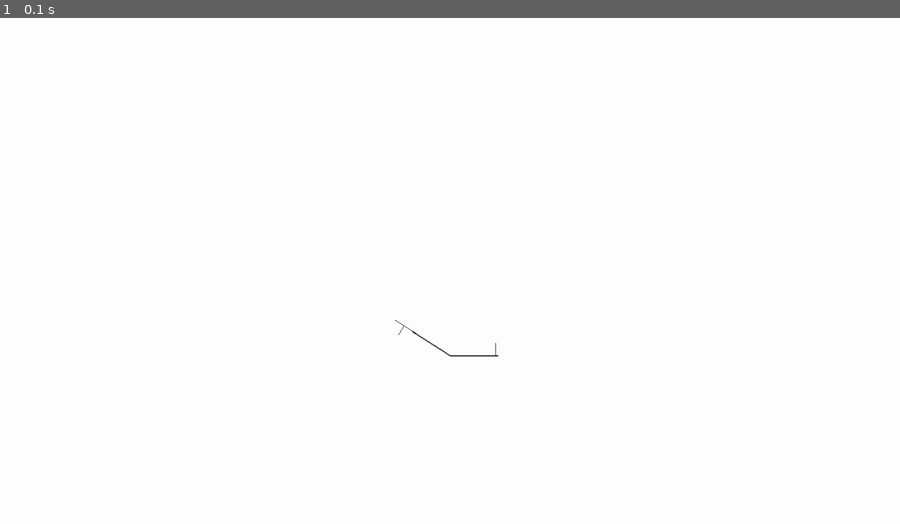
Above: before the commit, frame 1.
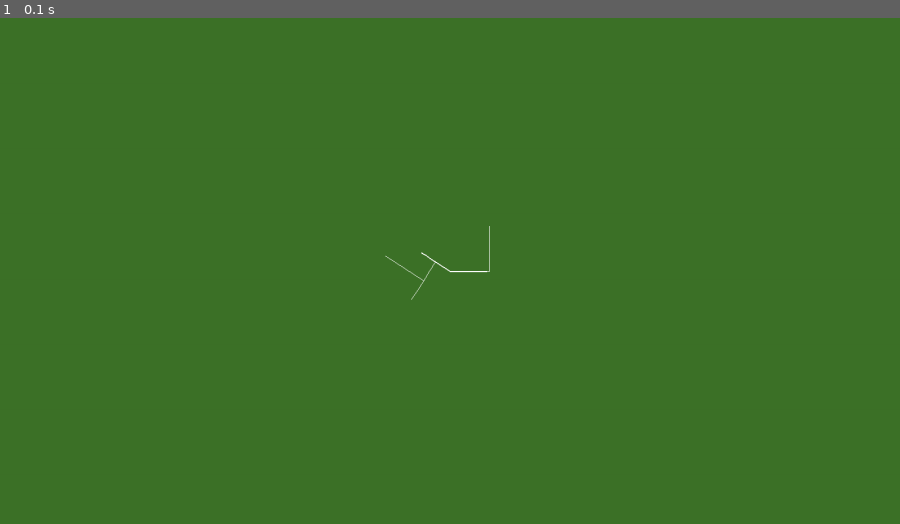
Above: after the commit, the same moment.

Repository: pauloqt/Procedural-L-System-City-Generator-with-Shortest-Path-Finder-using-Ant-Colony-Optimization-ACO-
Game: pygame game, started from lsystem-pygame.py
Same seed, same stepped clock (60 frames per second), same inputs: the game is played once before the commit and once after it.
Inputs:
- Up to frame 1 (0.1 s): type "1 (at the terminal prompt)" at 0 s

The runs differ from the first frame. In frame 1, 100% of the frame differs, in the area x 0-100%, y 0-100%.

Commit message:
change surface screen size

Diff:
--- a/lsystem-pygame.py
+++ b/lsystem-pygame.py
@@ -8,66 +8,86 @@
     'F': "FFF[+FF]FFF|",
 }
 
-branching_axiom = "A"
+branching_axiom = "BB"
 branching_rules = {
-    "A": [
-        "BB[+AA]B[-AB]|BA", "B[+AB]BA[-A]+B+",
-        "B-[[AB]+A]+B[+BA]-A",
-
-        "BB[+AB][+A]|BB[-AB][-A]+",  # New rule for intersections
-        "BB+AAB+"
+    "B": [
+        "BB", "+BB[BB]", "-BB[BB]",
+    ],
+}
+
+# rules para sa mag co-connect ng 2nd generation
+connecting_axiom = "CC-C"
+connecting_rules = {
+    "C": [
+        "CC", "+C[C]", "-C[C]",
     ],
     "B": [
-        "BB",
-        "B[+B]B[-B]B",
-        "B[+BB][-BB]B",  # New rule for curved paths
-        "-BA-B"
+            "BB", "+BB[BB]", "-BB[BB]",
     ],
 }
 
-
-
 depth_factor = 0.5
-string_placeholder = []
-marked_positions = []
+marked_positions = [] # marker para sa branching
+marked_branching_positions = [] # marker para sa connecting ng road
+BG_COLOR = (61, 114, 40)
+ROAD_COLOR = (255, 255, 255)
+BLACK = (0, 0, 0)
+SCREEN_WIDTH = 1600
+SCREEN_HEIGHT = 900
+
 
 # Function to generate L-system string
-def generate_l_system(axiom, rules, iterations):
+def generate_l_system(main_axiom, main_rules, iterations):
+    current_string = main_axiom
+    for i in range(iterations):
+        next_string = ""
+        for char in current_string:
+            if char in main_rules:
+                next_string += main_rules[char]
+            else:
+                next_string += char
+        current_string = next_string
+        print(current_string)
+    return current_string
+
+# Function to generate branching L-system string
+def generate_branching_lsystem(axiom, rules, iterations):
     current_string = axiom
     for i in range(iterations):
         next_string = ""
         for char in current_string:
             if char in rules:
-                next_string += rules[char]
+                if isinstance(rules[char], list):
+                    next_string += random.choice(rules[char])
+                else:
+                    next_string += rules[char]
             else:
                 next_string += char
         current_string = next_string
-        string_placeholder.append(current_string)
-        print(f"Iteration {i + 1}: {current_string}")
+        print(current_string)
     return current_string
 
-# Function to generate branching L-system string
-def generate_branching_lsystem(axiom, branching_rules, iterations):
-    current_string = axiom
+def generate_connecting_lsystem(connecting_axiom, connecting_rules, iterations):
+    current_string = connecting_axiom
     for i in range(iterations):
         next_string = ""
         for char in current_string:
-            if char in branching_rules:
-                if isinstance(branching_rules[char], list):
-                    next_string += random.choice(branching_rules[char])
+            if char in connecting_rules:
+                if isinstance(connecting_rules[char], list):
+                    next_string += random.choice(connecting_rules[char])
                 else:
-                    next_string += branching_rules[char]
+                    next_string += connecting_rules[char]
             else:
                 next_string += char
         current_string = next_string
-        string_placeholder.append(current_string)
-        print(f"Iteration {i + 1}: {current_string}")
+        print(current_string)
     return current_string
 
-def draw_l_system(screen, instructions, angle, length, depth_factor, mark=False):
+
+def draw_l_system(screen, instructions, start_pos, angle, length, depth_factor, mark=False):
     stack = []
     global marked_positions
-    x, y = 800, 600
+    x, y = start_pos
     heading = 0
     i = 0
 
@@ -82,10 +102,10 @@
             new_x = x + length * math.cos(math.radians(heading))
             new_y = y - length * math.sin(math.radians(heading))
             if char == 'F':
-                pygame.draw.line(screen, (0, 0, 0), (x, y), (new_x, new_y),
+                pygame.draw.line(screen, ROAD_COLOR, (x, y), (new_x, new_y),
                                  line_width)
             else:
-                pygame.draw.line(screen, (0, 0, 0), (x, y), (new_x, new_y), 1)
+                pygame.draw.line(screen, ROAD_COLOR, (x, y), (new_x, new_y), 1)
             x, y = new_x, new_y
         elif char == '+':
             heading -= angle
@@ -95,40 +115,45 @@
             stack.append((x, y, heading))
         elif char == ']':
             x, y, heading = stack.pop()
-        elif char == '|':
+        elif char == '|': # maglalagay ng line pero naka-depende ang size sa na-compute
             depth_length = length * len(stack) * depth_factor
             new_x = x + depth_length * math.cos(math.radians(heading))
             new_y = y - depth_length * math.sin(math.radians(heading))
             if len(marked_positions) == 0:  # Draw thicker lines only for the first generation
-                pygame.draw.line(screen, (0, 0, 0), (x, y), (new_x, new_y), 3)  # Thicker lines for the first generation
-            else:
-                pygame.draw.line(screen, (0, 0, 0), (x, y), (new_x, new_y), 2)
-            x, y = new_x, new_y
-
-        if i + 2 < len(instructions) and instructions[i:i + 9] == '[+FF]FFF|':
-            marked_positions.append((x, y, heading))
-            i += 2
+                pygame.draw.line(screen, ROAD_COLOR, (x, y), (new_x, new_y), 3)  # Thicker lines for the first generation
+            else:
+                pygame.draw.line(screen, ROAD_COLOR, (x, y), (new_x, new_y), 2)
+            x, y = new_x, new_y
+
+        # dapat ang mangyayari dito, if may na-detect siyang [+FF]FFF| set na siya as marker tas hindi na kasama sa generation
+        if i + 3 < len(instructions) and instructions[i:i + 6] == '[+FF]F':
+            marked_positions.append((x, y, heading)) # append yung positions ng mga marker
+            i += 3
 
         i += 1
 
     if len(marked_positions) == 0:
-        pygame.draw.line(screen, (0, 0, 0), (x, y), (x, y), 1)  # Reset line width to default
+        pygame.draw.line(screen, ROAD_COLOR, (x, y), (x, y), 1)  # Reset line width to default
 
     return marked_positions
 
 def draw_branching_l_system(screen, instructions, angle, length, depth_factor, x, y, heading):
+    # Note: hindi pwede palitan ang x & y kasi yung x,y na gamit neto is yung x,y ng marker sa main lsystem
     stack = []
     i = 0
+    global marked_branching_position
 
     while i < len(instructions):
         char = instructions[i]
-        if char == 'B':
+        if char == 'B' or char == 'C':
             new_x = x + length * math.cos(math.radians(heading))
             new_y = y - length * math.sin(math.radians(heading))
-            pygame.draw.line(screen, (0, 0, 0), (x, y), (new_x, new_y), 1)
-            x, y = new_x, new_y
-        elif char == 'A':
-            heading -= angle
+            pygame.draw.line(screen, ROAD_COLOR, (x, y), (new_x, new_y), 1)
+            x, y = new_x, new_y
+        elif char == 'A': # mag fo-forward pero hindi maglalagay ng line
+            new_x = x + length * math.cos(math.radians(heading))
+            new_y = y - length * math.sin(math.radians(heading))
+            x, y = new_x, new_y
         elif char == '+':
             heading -= angle
         elif char == '-':
@@ -142,30 +167,42 @@
             depth_length = length * len(stack) * depth_factor
             new_x = x + depth_length * math.cos(math.radians(heading))
             new_y = y - depth_length * math.sin(math.radians(heading))
-            pygame.draw.line(screen, (0, 0, 0), (x, y), (new_x, new_y), 1)
-            x, y = new_x, new_y
-
+            pygame.draw.line(screen, ROAD_COLOR, (x, y), (new_x, new_y), 1)
+            x, y = new_x, new_y
+
+        if i + 2 < len(instructions) and instructions[i:i + 9] == 'BB+BB[BB]':
+            marked_branching_positions.append((x, y, heading))
+            i += 2
         i += 1
+
+    if len(marked_positions) == 0:
+        pygame.draw.line(screen, ROAD_COLOR, (x, y), (x, y), 1)  # Reset line width to default
+
+    return marked_branching_positions
 
 # Main function
 def main():
     global marked_positions
+    global marked_branching_positions
 
     pygame.init()
-    screen = pygame.display.set_mode((1600, 900))
+    screen = pygame.display.set_mode((SCREEN_WIDTH, SCREEN_HEIGHT))
     pygame.display.set_caption("L-System")
-    screen.fill((255, 255, 255))
+    screen.fill(BG_COLOR)
+
+    start_pos = (SCREEN_WIDTH // 2, SCREEN_HEIGHT // 2)
 
     num_iterations = int(input("Enter the number of iterations (1-10): "))
 
+    # if no. iterations ay equal sa input babawasan niya yung iteration
     if num_iterations == 3:
         main_instructions = generate_l_system(main_axiom, main_rules, num_iterations)
     elif num_iterations == 4 or num_iterations == 5:
-        main_instructions = generate_l_system(main_axiom, main_rules, int(num_iterations - 0.3))
+        main_instructions = generate_l_system(main_axiom, main_rules, int(num_iterations - 0.1))
     elif num_iterations == 6 or num_iterations == 7:
         main_instructions = generate_l_system(main_axiom, main_rules, int(num_iterations - 1.3))
     elif num_iterations == 8 or num_iterations == 9:
-        main_instructions = generate_l_system(main_axiom, main_rules, int(num_iterations - 2.4))
+        main_instructions = generate_l_system(main_axiom, main_rules, int(num_iterations - 2.0))
     elif num_iterations == 10:
         main_instructions = generate_l_system(main_axiom, main_rules, num_iterations // 5)
     else:
@@ -174,57 +211,114 @@
     print(main_instructions)
 
     # Draw main L-system
+    step_size = 10
     random_angle_main = random.uniform(45, 90)
-    random_length_main = random.uniform(10, 15)
-    marked_positions = draw_l_system(screen, main_instructions, random_angle_main, random_length_main, depth_factor, mark=True)
-
+    marked_positions = draw_l_system(screen, main_instructions, start_pos, random_angle_main, step_size, depth_factor, mark=True)
+
+    # Generate and draw branching using the main road marker
     if marked_positions:
         for marked_position in marked_positions:
             x, y, heading = marked_position
-            # x += -30
-            # y -= 60
-            random_angle_branching = random.uniform(90, 90)
-            rand_number = random.uniform(3.5, 7.9)
-            concatenated_instructions = ""
-
+            angle_branching = 90
+            rand_number = random.uniform(3.5, 5.5)
+
+            # if no. iterations ay equal sa input babawasan niya yung iteration
             if num_iterations == 3:
-                branching_instructions = generate_branching_lsystem(branching_axiom, branching_rules, int(num_iterations - 0.3))
-                random_length_branching = random.uniform(11, 25)  # Adjust the length range if needed
-                draw_branching_l_system(screen, branching_instructions, random_angle_branching,
-                                        random_length_branching, depth_factor, x, y, heading)
+                branching_instructions = generate_branching_lsystem(branching_axiom, branching_rules, int(num_iterations - 0.1))
+                draw_branching_l_system(screen, branching_instructions, angle_branching,
+                                        step_size * 2, depth_factor, x, y, heading)
             elif num_iterations == 4:
-                branching_instructions = generate_branching_lsystem(branching_axiom, branching_rules, int(num_iterations - 1.9))
-                random_length_branching = random.uniform(11, 25)  # Adjust the length range if needed
-                draw_branching_l_system(screen, branching_instructions, random_angle_branching,
-                                        random_length_branching, depth_factor, x, y, heading)
-            elif num_iterations == 5 or num_iterations == 6:
-                branching_instructions = generate_branching_lsystem(branching_axiom, branching_rules, int(num_iterations - 3.0))
-                random_length_branching = random.uniform(11, 25)  # Adjust the length range if needed
-                draw_branching_l_system(screen, branching_instructions, random_angle_branching,
-                                        random_length_branching, depth_factor, x, y, heading)
+                branching_instructions = generate_branching_lsystem(branching_axiom, branching_rules, int(num_iterations - 1.5))
+                draw_branching_l_system(screen, branching_instructions, angle_branching,
+                                        step_size * 2, depth_factor, x, y, heading)
+            elif num_iterations == 5:
+                branching_instructions = generate_branching_lsystem(branching_axiom, branching_rules, int(num_iterations - 2.5))
+                draw_branching_l_system(screen, branching_instructions, angle_branching,
+                                        step_size * 2, depth_factor, x, y, heading)
+            elif num_iterations == 6:
+                branching_instructions = generate_branching_lsystem(branching_axiom, branching_rules, int(num_iterations - 3.5))
+                draw_branching_l_system(screen, branching_instructions, angle_branching,
+                                        step_size * 2, depth_factor, x, y, heading)
             elif num_iterations == 7 or num_iterations == 8 or num_iterations == 9:
                 branching_instructions = generate_branching_lsystem(branching_axiom, branching_rules, int(num_iterations - rand_number))
-                random_length_branching = random.uniform(11, 25)  # Adjust the length range if needed
-                draw_branching_l_system(screen, branching_instructions, random_angle_branching,
-                                        random_length_branching, depth_factor, x, y, heading)
+                draw_branching_l_system(screen, branching_instructions, angle_branching,
+                                        step_size * 2, depth_factor, x, y, heading)
             elif num_iterations == 10:
                 branching_instructions = generate_branching_lsystem(branching_axiom, branching_rules, int(num_iterations - rand_number))
-                random_length_branching = random.uniform(11, 25)  # Adjust the length range if needed
-                draw_branching_l_system(screen, branching_instructions, random_angle_branching,
-                                        random_length_branching, depth_factor, x, y, heading)
+                draw_branching_l_system(screen, branching_instructions, angle_branching,
+                                        step_size * 2, depth_factor, x, y, heading)
             else:
                 for i in range(num_iterations):
                     branching_instructions = generate_branching_lsystem(branching_axiom, branching_rules, i + 1)
-                    concatenated_instructions += branching_instructions
-
-                    random_angle_branching = random.uniform(90, 90)
-                    random_length_branching = random.uniform(11, 25)  # Adjust the length range if needed
-                    draw_branching_l_system(screen, concatenated_instructions, random_angle_branching,
-                                                     random_length_branching, depth_factor, x, y, heading)
-
+                    draw_branching_l_system(screen, branching_instructions, angle_branching,
+                                                     step_size * 2, depth_factor, x, y, heading)
+
+    # Generate and draw another branching using the previous branching marker
+    if marked_branching_positions:
+        for branching in marked_branching_positions:
+            x, y, heading = branching
+
+            angle_branching = 90
+            rand_number = random.uniform(3.5, 5.5)
+
+            if num_iterations == 3:
+                branching_instructions = generate_connecting_lsystem(connecting_axiom, connecting_rules,
+                                                                    int(num_iterations - 0.1))
+                draw_branching_l_system(screen, branching_instructions, angle_branching,
+                                        step_size * 2, depth_factor, x, y, heading)
+            elif num_iterations == 4:
+                branching_instructions = generate_connecting_lsystem(connecting_axiom, connecting_rules,
+                                                                    int(num_iterations - 1.5))
+                draw_branching_l_system(screen, branching_instructions, angle_branching,
+                                        step_size * 2, depth_factor, x, y, heading)
+            elif num_iterations == 5:
+                branching_instructions = generate_connecting_lsystem(connecting_axiom, connecting_rules,
+                                                                    int(num_iterations - 2.5))
+                draw_branching_l_system(screen, branching_instructions, angle_branching,
+                                        step_size * 2, depth_factor, x, y, heading)
+            elif num_iterations == 6:
+                branching_instructions =generate_connecting_lsystem(connecting_axiom, connecting_rules,
+                                                                    int(num_iterations - 4.0))
+                draw_branching_l_system(screen, branching_instructions, angle_branching,
+                                        step_size * 2, depth_factor, x, y, heading)
+            elif num_iterations == 7 or num_iterations == 8 or num_iterations == 9:
+                branching_instructions = generate_connecting_lsystem(connecting_axiom, connecting_rules,
+                                                                    int(num_iterations - rand_number))
+                draw_branching_l_system(screen, branching_instructions, angle_branching,
+                                        step_size * 2, depth_factor, x, y, heading)
+            elif num_iterations == 10:
+                branching_instructions = generate_connecting_lsystem(connecting_axiom, connecting_rules,
+                                                                    int(num_iterations - rand_number))
+                draw_branching_l_system(screen, branching_instructions, angle_branching,
+                                        step_size * 2, depth_factor, x, y, heading)
+            else:
+                for i in range(num_iterations):
+                    branching_instructions = generate_connecting_lsystem(connecting_axiom, connecting_rules, i + 1)
+                    draw_branching_l_system(screen, branching_instructions, angle_branching,
+                                            step_size * 2, depth_factor, x, y, heading)
+
+    # Function for the random buildings
+    # def draw_random_buildings(screen, positions, num_rectangles):
+    #     for pos in positions:
+    #         for _ in range(num_rectangles):
+    #             # Random size
+    #             width = random.uniform(5, 8)
+    #             height = random.uniform(5, 8)
+    #
+    #             # Draw the rectangle at the specified position
+    #             x, y = pos
+    #             x += 50
+    #             y += 50
+    #             pygame.draw.rect(screen, black, (x, y, width, height))
+    #
+    # # Draw buildings at marked_branching_position
+    # if marked_positions:
+    #     positions = [(pos[0], pos[1]) for pos in marked_positions]
+    #     draw_random_buildings(screen, positions, num_iterations - 1)
 
     # Print marked positions
-    print("Marked Positions:", marked_positions)
+    # print("Marked Positions:", marked_positions)
+    # print("Marked Branching Positions:", marked_branching_positions)
 
     # Main event loop
     running = True
--- a/main.py
+++ b/main.py
@@ -8,7 +8,7 @@
 WHITE = (255, 255, 255)
 RED = (255, 0, 0)
 BLUE = (0, 0, 255)
-GREEN = (1, 50, 32)
+GREEN = (61, 114, 40)
 
 # Define the axiom and production rules
 axiom = "X"
@@ -130,7 +130,7 @@
 clock = pygame.time.Clock()
 
 # Create a larger surface for drawing
-surface_width, surface_height = 1500, 1500
+surface_width, surface_height = 3000, 3000
 surface = pygame.Surface((surface_width, surface_height))
 surface.fill(GREEN)
 
